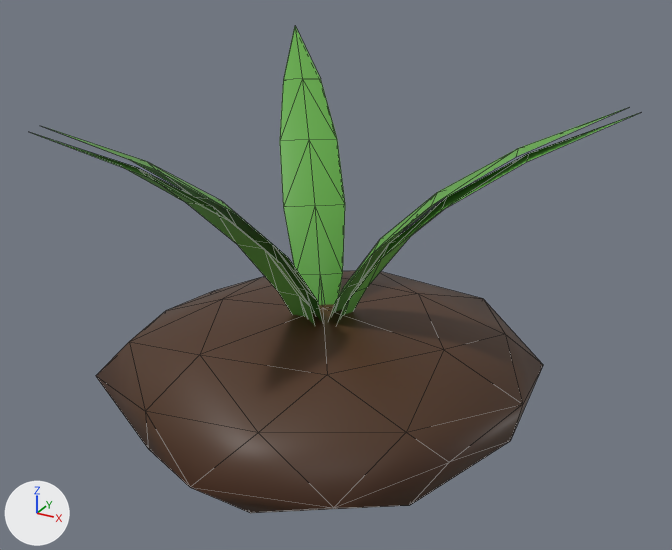
What one commit did to the glTF model models/world/corn-1.glb.
One viewpoint serves both versions: a 50 mm lens placed at (0.386, -0.676, 0.44), pointed at (0.025, -0.019, 0.112). Lighting does not change. The marker at lower left points along +X, +Y and +Z. The picture after the commit comes second. Mesh edges are drawn as thin lines. Vertices at exactly the same position are counted once.

The scene before the commit, as lines of its bpy script (objects in view):
```python
me_mesh_0 = bpy.data.meshes.new('Mesh_0')
me_mesh_0.from_pydata(...)  # 142 vertices, 192 faces; spans x -0.206..0.261, y -0.249..0.211, z -0.063..0.283
me_mesh_0.materials.append(mat_vc)
ob_corn_1 = bpy.data.objects.new('corn-1', me_mesh_0)
ob_corn_1.location = (0.0, 0.0, 0.0)
```
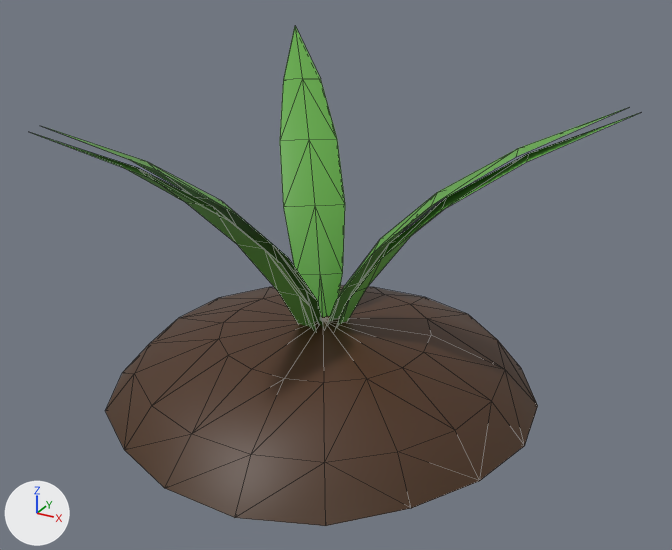
What changed in the scene script:
```text
Change me_mesh_0:
    used by ob_corn_1; location = (0.0, 0.0, 0.0)
    remove me_mesh_0.from_pydata(...)  # 142 vertices, 192 faces; spans x -0.206..0.261, y -0.249..0.211, z -0.063..0.283
    add me_mesh_0.from_pydata(...)  # 156 vertices, 220 faces; spans x -0.204..0.261, y -0.249..0.211, z -0.022..0.283
    me_mesh_0 part 1: the loose piece of 42 vertices spanning x -0.206..0.196, y -0.209..0.204, z -0.063..0.065 is rebuilt with 56 vertices and now spans x -0.204..0.201, y -0.202..0.201, z -0.022..0.054
```

Where the change shows, as pixel boxes [x1, y1, x2, y2] in the pictures (672 x 550 px):
'corn-1', reshaped: before [35, 26, 639, 513]; after [35, 26, 639, 526]
part 1 of me_mesh_0, rebuilt: before [96, 271, 543, 513]; after [105, 285, 538, 526]
